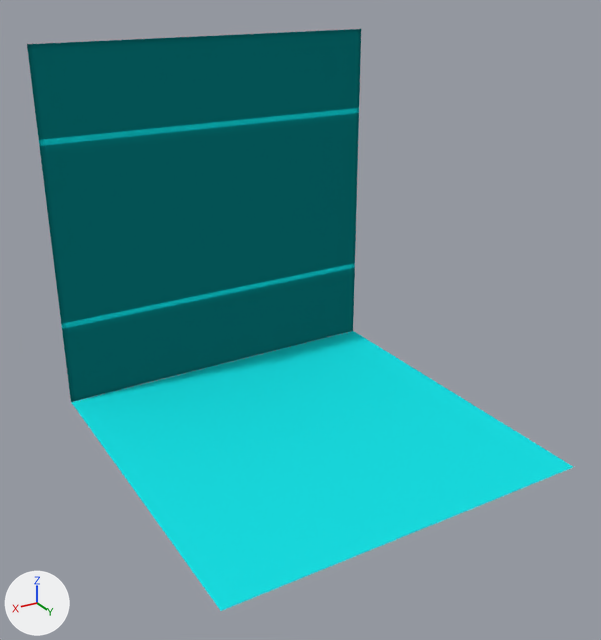
A saved change to the Blender file Assets/waterfall_for_shader.blend.
One viewpoint serves both versions: a 50 mm lens placed at (153.2, 219.4, 118.6), pointed at (54.2, 54.4, 36.1). Arrows for +X, +Y and +Z are at lower left; the lights stay in place. The same objects are shown in both versions, whatever each file hides. Objects named as collision shapes, trigger or cutter boxes, shadow casters or lower levels of detail are left out.

The older version as bpy lines, for what is in view:
```python
me_waterfall_00_lod0 = bpy.data.meshes.new('waterfall_00_LOD0')
me_waterfall_00_lod0.from_pydata(...)  # 8450 vertices, 8448 faces; spans x 0.0..100.0, y -0.1, z 0.0..100.0
me_waterfall_00_lod0.polygons.foreach_set('use_smooth', [True] * 8448)
me_waterfall_00_lod0.materials.append(mat_waterfallblender)  # cyan #1ae3e7
me_waterfall_01_lod0 = bpy.data.meshes.new('waterfall_01_LOD0')
me_waterfall_01_lod0.from_pydata(...)  # 4225 vertices, 4096 faces; spans x 0.0..100.0, y 0.0..100.0, z 0.0
me_waterfall_01_lod0.polygons.foreach_set('use_smooth', [True] * 4096)
me_waterfall_01_lod0.materials.append(mat_waterfallblender)  # cyan #1ae3e7
ob_waterfall_00_lod0 = bpy.data.objects.new('waterfall_00_LOD0', me_waterfall_00_lod0)
ob_waterfall_00_lod0.location = (0.0, 0.0, 0.0)
ob_waterfall_01_lod0 = bpy.data.objects.new('waterfall_01_LOD0', me_waterfall_01_lod0)
ob_waterfall_01_lod0.location = (0.0, 0.0, 0.0)
```
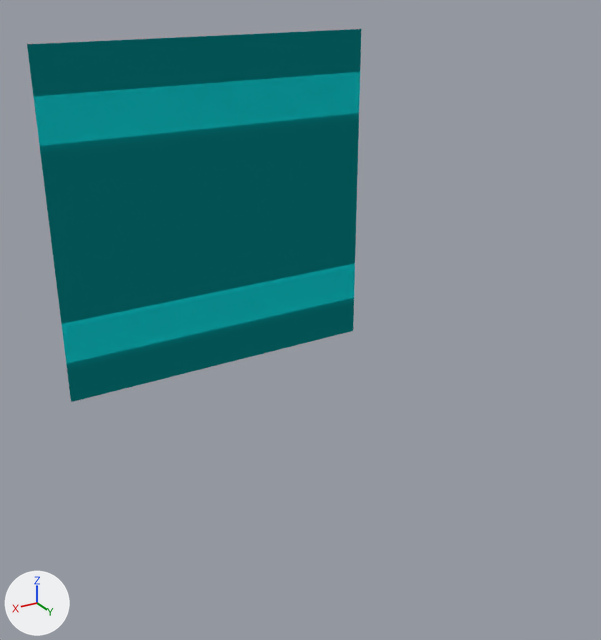
What differs and where, as boxes (x1, y1, x2, y2) in the pictures (601 x 640 px; the box of a moved part takes in the faces that stretch with it):
'waterfall_01_LOD0', mesh turned (not visible afterwards)
    before: (71, 331, 573, 611)
part 2 of me_waterfall_00_lod0, moved or reshaped
    both: (27, 29, 361, 402)

What changed in the scene script:
```text
Change me_waterfall_01_lod0:
    where me_waterfall_01_lod0.from_pydata(...)  # 4225 vertices, 4096 faces; spans x 0.0..100.0, y 0.0..100.0, z 0.0
    used by ob_waterfall_01_lod0; location = (0.0, 0.0, 0.0)
    me_waterfall_01_lod0 part 1: the whole mesh is turned 90 degrees about the x axis through the mesh origin
Change me_waterfall_00_lod0:
    used by ob_waterfall_00_lod0; location = (0.0, 0.0, 0.0)
    remove me_waterfall_00_lod0.from_pydata(...)  # 8450 vertices, 8448 faces; spans x 0.0..100.0, y -0.1, z 0.0..100.0
    add me_waterfall_00_lod0.from_pydata(...)  # 4225 vertices, 4096 faces; spans x 0.0..100.0, y 0.0, z 0.0..100.0
    me_waterfall_00_lod0 part 2: 8450 vertices removed from x 0.0..100.0, y -0.1, z 0.0..100.0; 4225 vertices added at x 0.0..100.0, y 0.0, z 0.0..100.0
```
